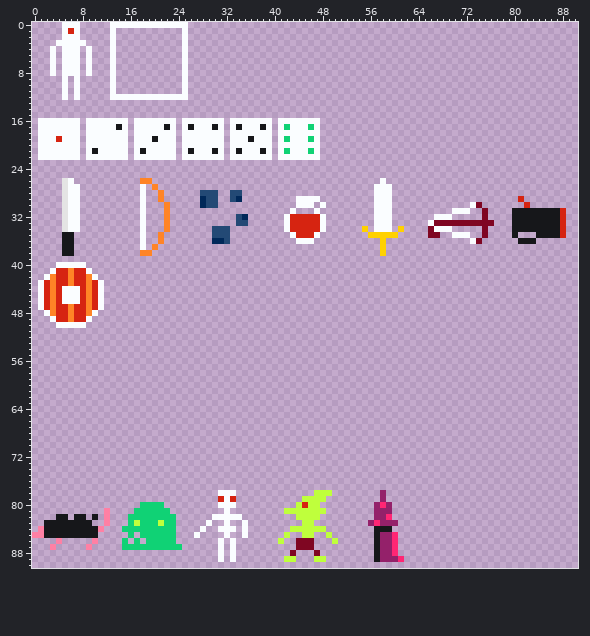
File history of a pixel-art file, Resources/Sprites.aseprite. This is how it looked before the edit.
91x91 pixels, 1 frame.
The result:
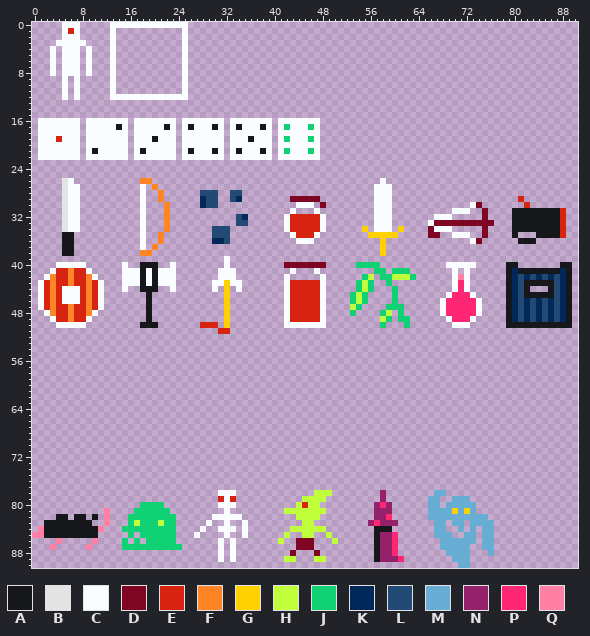
Palette (. is transparent): A #16171a  B #e4e4e4  C #fafdff  D #7f0622  E #d62411  F #ff8426  G #ffd100  H #bfff3c  J #10d275  K #002859  L #234975  M #68aed4  N #94216a  P #ff2674  Q #ff80a4
From old to new:
@@ x 41..50 @@
 28 ..........
-29 ...CCCC...
-30 ...CCC.C..
+29 ..DDDDD...
+30 ...CCC.D..
 31 ..C...C...
@@ x 0..90 @@
 38 .....AA...........FF......................................G................................
-39 ...........................................................................................
-40 ....CCCCC..................................................................................
-41 ...CEEFEEC.................................................................................
-42 ..CFEEFEEFC................................................................................
-43 .CEFEEFEEFEC...............................................................................
-44 .CEFECCCEFEC...............................................................................
-45 .CEFECCCEFEC...............................................................................
-46 .CEFECCCEFEC...............................................................................
-47 .CEFEEFEEFEC...............................................................................
-48 ..CFEEFEEFC................................................................................
-49 ...CEEFEEC.................................................................................
-50 ....CCCCC..................................................................................
-51 ...........................................................................................
+39 ................................C..........................................................
+40 ....CCCCC......C..AAA..C........C.........DDDDDDD.....JJJJ...........CCCCC.....AA.......AA.
+41 ...CEEFEEC.....CCCACACCC.......CCC.........C...C.........JJ.JJJ.......C.C......AKAAAAAAAKA.
+42 ..CFEEFEEFC....CCCACACCC.......CCC........C.....C......JH.JJHHHJ......CQC......AKLKLKLKLKA.
+43 .CEFEEFEEFEC...CCCACACCC......CCGCC.......CEEEEEC.....JHJ..J..........CPC......AKLAAAAALKA.
+44 .CEFECCCEFEC...C..AAA..C......C.G.C.......CEEEEEC.....JHJ...J.........CPC......AKLA...ALKA.
+45 .CEFECCCEFEC.......A............G.........CEEEEEC....JHJ....J........CPPPC.....AKLAAAAALKA.
+46 .CEFECCCEFEC.......A............G.........CEEEEEC....JHJ....J.......CPPPPPC....AKLKLKLKLKA.
+47 .CEFEEFEEFEC.......A............G.........CEEEEEC....HJ....JJJ......CPPPPPC....AKLKLKLKLKA.
+48 ..CFEEFEEFC........A............G.........CEEEEEC....J....JH.J......CPPPPPC....AKLKLKLKLKA.
+49 ...CEEFEEC.........A............G.........CEEEEEC.........HJ.JJ......CPPPC.....AKLKLKLKLKA.
+50 ....CCCCC.........AAA.......EEE.G.........CCCCCCC.........J...J.......CCC......AAAAAAAAAAA.
+51 ...............................EE..........................................................
 52 ...........................................................................................
@@ x 64..78 @@
 77 ...............
-78 ...............
-79 ...............
-80 ...............
-81 ...............
-82 ...............
-83 ...............
-84 ...............
-85 ...............
-86 ...............
-87 ...............
-88 ...............
-89 ...............
-90 ...............
+78 ...MM..........
+79 ..MM..MMM......
+80 ..MM.MMMMM.....
+81 ..MMMMGMGM.....
+82 ..MMMMMMMMMM...
+83 ...MM.MM.MMMM..
+84 ...MM..M.M.MM..
+85 ...MMM..MM.MM..
+86 ....MMMMMM.MM..
+87 ....MMMMM..MM..
+88 .....MMMM...M..
+89 ......MMM......
+90 .......MM......
Boxes around the changes in both pictures, in picture pixels (x1, y1, x2, y2):
changed: (290, 196, 326, 208)
added: (200, 256, 242, 334)
added: (122, 262, 176, 328)
added: (284, 262, 482, 328)
added: (506, 262, 572, 328)
added: (428, 490, 494, 568)
